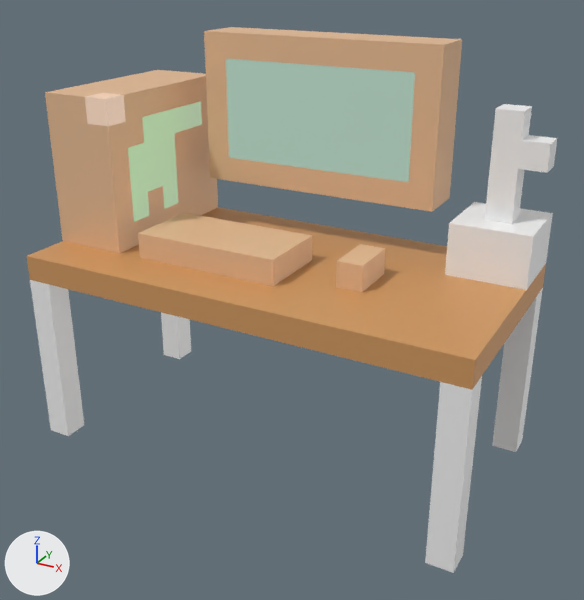
An edit to the glTF model desk.gltf, drawn before and after from the same camera.
Both versions are drawn from a 50 mm lens placed at (13.4, -25.1, 19.2), pointed at (-0.4, 0.1, 6.6). Every picture has the same lights, and +X, +Y and +Z are marked at lower left. The first picture is the older version. Where no turn or scale is listed for an object, it has been applied to the vertices. Vertices at exactly the same position are counted once.
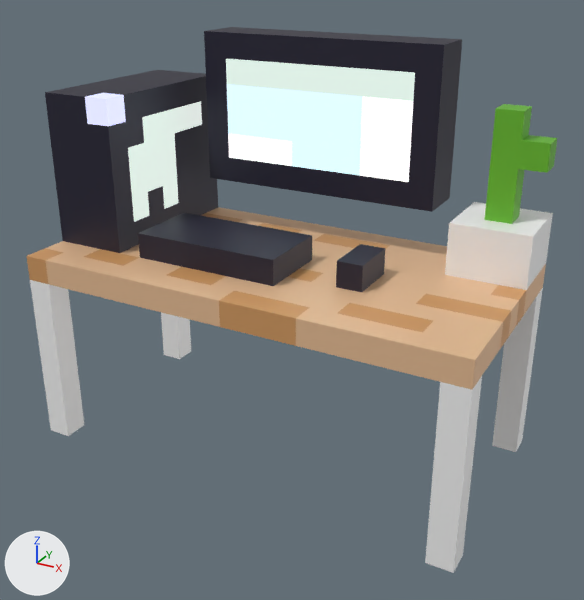
Boxes (x1, y1, x2, y2) around the edits, measured in the pictures (584 x 600 px):
'Mesh_5', surface changed (grey to white): (142, 59, 339, 209) in both
'Mesh_6', surface changed (grey to white): (337, 67, 415, 182) in both
'Mesh_4', surface changed (lighter): (85, 93, 149, 222) in both
part 1 of me_mesh_0, surface changed: (45, 85, 300, 327) in both
part 2 of me_mesh_1, surface changed: (260, 252, 503, 390) in both
part 3 of me_mesh_2, surface changed (brown to black): (84, 27, 360, 268) in both
part 4 of me_mesh_3, surface changed: (301, 34, 557, 337) in both
part 6 of me_mesh_5, surface changed (lighter): (142, 84, 338, 209) in both
part 7 of me_mesh_6, surface changed (grey to white): (337, 94, 413, 182) in both

Edits to the bpy script that builds the scene:
```text
Change mat_material_2:
    mat_material_2.emission_strength: 0.3 -> 0.7
Change me_mesh_0:
    where me_mesh_0.from_pydata(...)  # 204 vertices, 360 faces; spans x 6.0..16.0, y 12.0..16.0, z 0.0..14.0
    used by ob_mesh_0; location = (-16.0, -16.0, 0.0)
    me_mesh_0 part 1: texture (UV) coordinates of 274 of 360 faces, centred in x 6.0..16.0, y 12.0..16.0, z 7.0..14.0, changed; they spanned u 0.16..0.22, v 0.97..0.97 and now span u 0.22..0.28, v 0.97..0.97
Change me_mesh_1:
    where me_mesh_1.from_pydata(...)  # 122 vertices, 214 faces; spans x 0.0..8.0, y 12.0..16.0, z 0.0..9.0
    used by ob_mesh_1; location = (0.0, -16.0, 0.0)
    me_mesh_1 part 2: texture (UV) coordinates of 114 of 214 faces, centred in x 0.33..8.0, y 12.0..15.67, z 7.0..9.0, changed; they spanned u 0.16..0.22, v 0.97..0.97 and now span u 0.22..0.28, v 0.97..0.97
Change me_mesh_2:
    where me_mesh_2.from_pydata(...)  # 400 vertices, 730 faces; spans x 6.0..16.0, y 0.0..5.0, z 0.0..16.0
    used by ob_mesh_2; location = (-16.0, 0.0, 0.0)
    me_mesh_2 part 3: texture (UV) coordinates of 652 of 730 faces, centred in x 6.0..16.0, y 0.0..5.0, z 7.0..16.0, changed; they spanned u 0.16..0.22, v 0.97..0.97 and now span u 0.22..0.28, v 0.97..0.97
Change me_mesh_3:
    where me_mesh_3.from_pydata(...)  # 280 vertices, 508 faces; spans x 0.0..8.0, y 0.0..5.0, z 0.0..16.0
    used by ob_mesh_3; location = (0.0, 0.0, 0.0)
    me_mesh_3 part 4: texture (UV) coordinates of 372 of 508 faces, centred in x 0.3..8.0, y 0.3..5.0, z 7.0..16.0, changed; they spanned u 0.16..0.41, v 0.97..0.97 and now span u 0.22..0.47, v 0.97..0.97
Change me_mesh_4:
    where me_mesh_4.from_pydata(...)  # 24 vertices, 36 faces; spans x 8.0..9.0, y 14.0..16.0, z 9.0..14.0
    used by ob_mesh_4; location = (-16.0, -16.0, 0.0)
    me_mesh_4 part 5: texture (UV) coordinates of 36 of 36 faces, centred in x 8.0..9.0, y 14.0..16.0, z 9.0..14.0, changed; they spanned u 0.47..0.53, v 0.97..0.97 and now span u 0.59..0.66, v 0.97..0.97
Change me_mesh_5:
    where me_mesh_5.from_pydata(...)  # 96 vertices, 172 faces; spans x 8.0..16.0, y 0.0..4.0, z 9.0..15.0
    used by ob_mesh_5; location = (-16.0, 0.0, 0.0)
    me_mesh_5 part 6: texture (UV) coordinates of 140 of 172 faces, centred in x 8.0..15.67, y 0.0..4.0, z 9.0..13.67, changed; they spanned u 0.47..0.59, v 0.97..0.97 and now span u 0.09..0.72, v 0.97..0.97
Change me_mesh_6:
    where me_mesh_6.from_pydata(...)  # 40 vertices, 68 faces; spans x 0.0..3.0, y 3.0..4.0, z 11.0..15.0
    used by ob_mesh_6; location = (0.0, 0.0, 0.0)
    me_mesh_6 part 7: texture (UV) coordinates of 48 of 68 faces, centred in x 0.33..3.0, y 3.0..4.0, z 11.0..13.67, changed; they spanned u 0.59..0.59, v 0.97..0.97 and now span u 0.09..0.72, v 0.97..0.97
```
